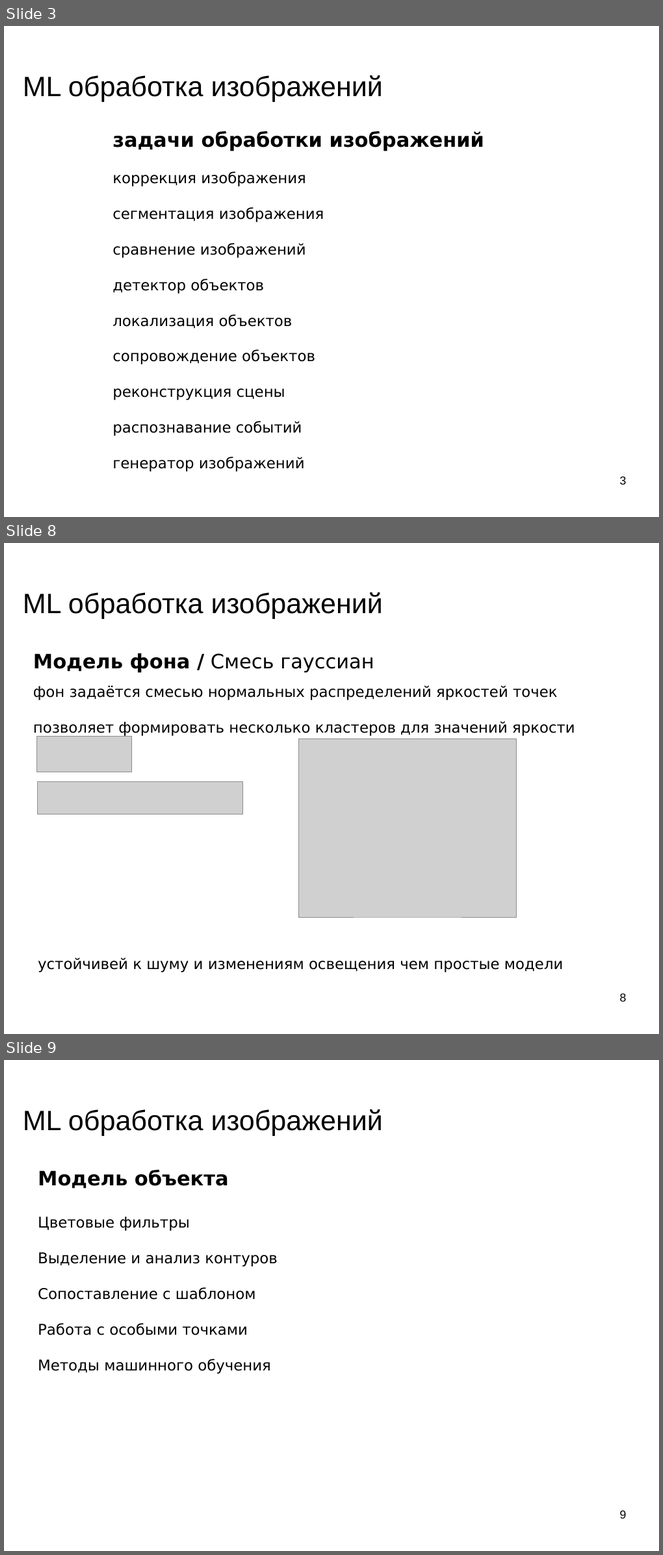
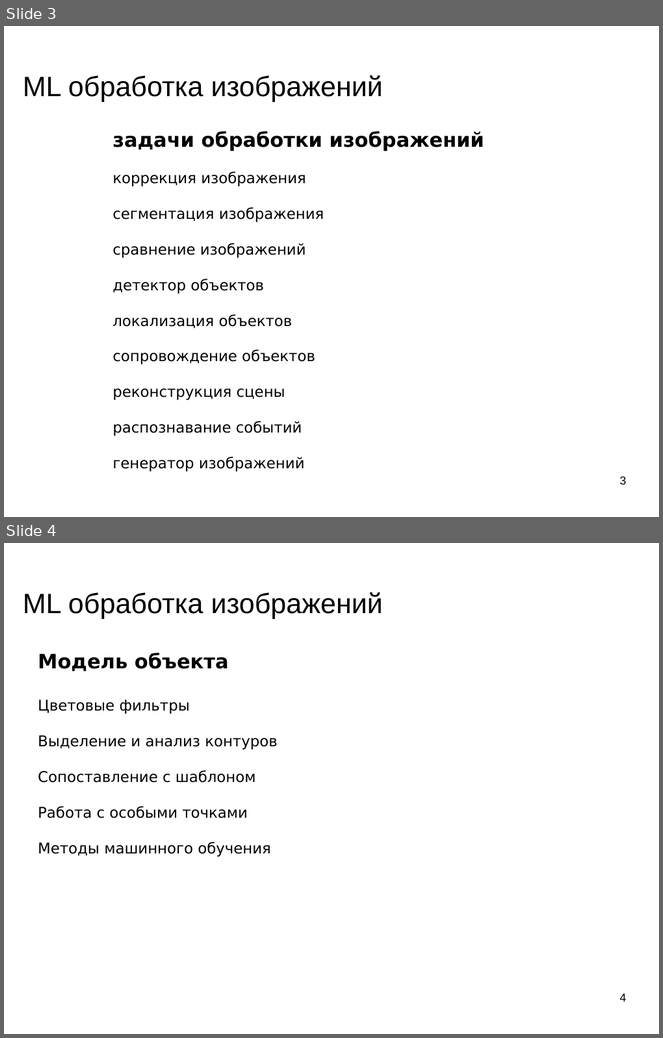
Before and after one commit to mechanoid5/ml_lectorium_legacy, a slide deck: 26-img-proc.odp. Shown one above the other, each under a label of ours: slides 3, 8 and 9 before the commit, slides 3 and 4 after it; the slides between them are not shown. The pictures are 663x1555 and 663x1038 pixels, drawn with LibreOffice and Linux fonts; fonts in the diff are those of the drawing; grey boxes stand for pictures; background and template pictures are left out. Boxes give left, top, right and bottom in pixels: in the first picture for what was removed or moved away, otherwise in the second. Text is boxed around its words. In the diff, an @@ line names an element or a change of style, - is before the commit and + after.

```diff
--- a/26-img-proc.odp
+++ b/26-img-proc.odp
@@ slide 8 removed at bbox=[4, 543, 659, 1034], background picture (left out) @@
@@ title removed at bbox=[23, 592, 383, 618] @@
-ML обработка изображений
@@ text removed at bbox=[33, 653, 575, 737] @@
-Модель фона / Смесь гауссиан
-фон задаётся смесью нормальных распределений яркостей точек
-позволяет формировать несколько кластеров для значений яркости
@@ picture removed at bbox=[36, 736, 131, 772] @@
@@ picture removed at bbox=[299, 739, 517, 917] @@
@@ picture removed at bbox=[37, 782, 243, 815] @@
@@ text removed at bbox=[38, 958, 563, 973] @@
-устойчивей к шуму и изменениям освещения чем простые модели
@@ page number removed at bbox=[620, 993, 627, 1002] @@
-8
@@ what was slide 9 is now slide 4 @@
@@ page number at bbox=[620, 993, 627, 1002]: text changed @@
-9
+4
```
Also in this commit, not shown: 4 slides changed, 6 other slides removed, 9 other files.
